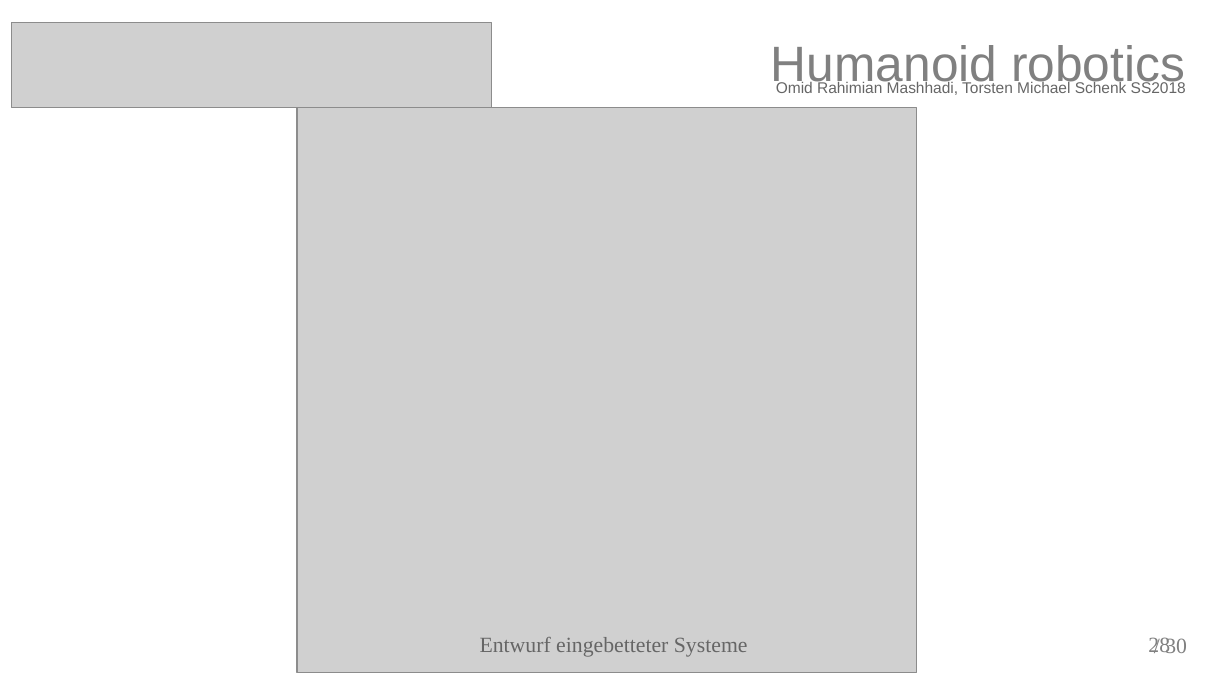
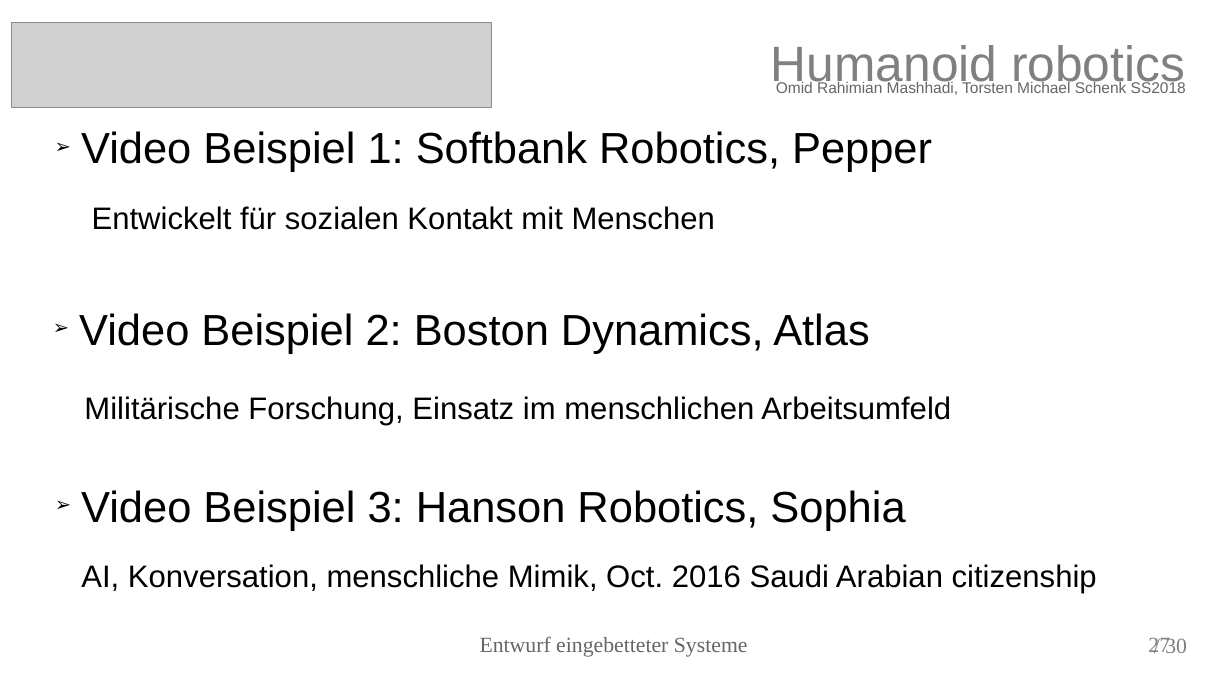
Before and after one commit to torstenschenk/beuth-avatar-ss2018, a slide deck: slide 27 of Presentation/HumanoidRobotic.odp (slide 28 before the commit). Drawn at 1232x693 pixels with LibreOffice and Linux fonts; fonts in the diff are those of the drawing; grey boxes stand for pictures. Boxes give left, top, right and bottom in pixels: in the first picture for what was removed or moved away, otherwise in the second. Text is boxed around its words. In the diff, an @@ line names an element or a change of style, - is before the commit and + after.

Commit message:
added images for robotic companies

```diff
--- a/Presentation/HumanoidRobotic.odp
+++ b/Presentation/HumanoidRobotic.odp
@@ picture removed at bbox=[297, 107, 917, 673] @@
@@ text added at bbox=[81, 131, 932, 172], 28 pt, text #000000 @@
+➢ Video Beispiel 1: Softbank Robotics, Pepper
@@ text added at bbox=[92, 206, 715, 230], 20 pt, text #000000 @@
+Entwickelt für sozialen Kontakt mit Menschen
@@ text added at bbox=[79, 313, 869, 354], 28 pt, text #000000 @@
+➢ Video Beispiel 2: Boston Dynamics, Atlas
@@ text added at bbox=[84, 396, 951, 425], 20 pt, text #000000 @@
+Militärische Forschung, Einsatz im menschlichen Arbeitsumfeld
@@ text added at bbox=[81, 490, 905, 531], 28 pt, text #000000 @@
+➢ Video Beispiel 3: Hanson Robotics, Sophia
@@ text added at bbox=[81, 564, 1097, 593], 20 pt, text #000000 @@
+AI, Konversation, menschliche Mimik, Oct. 2016 Saudi Arabian citizenship
@@ page number at bbox=[1148, 637, 1170, 653]: text changed @@
-28
+27
```
Also in this commit, not shown: 8 other slides changed, 4 other files.
